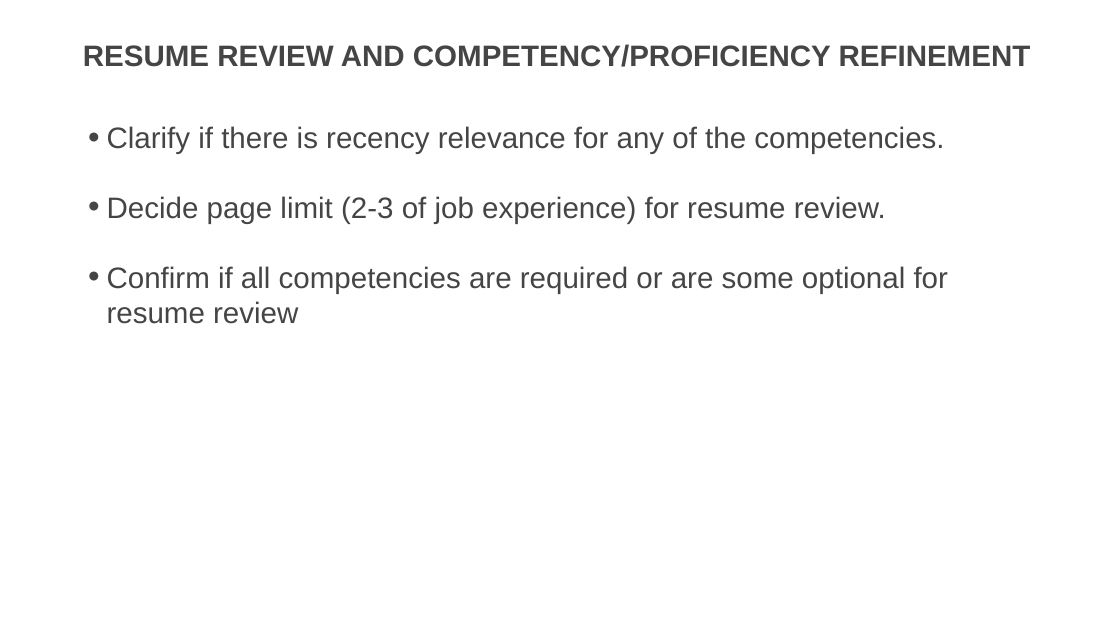
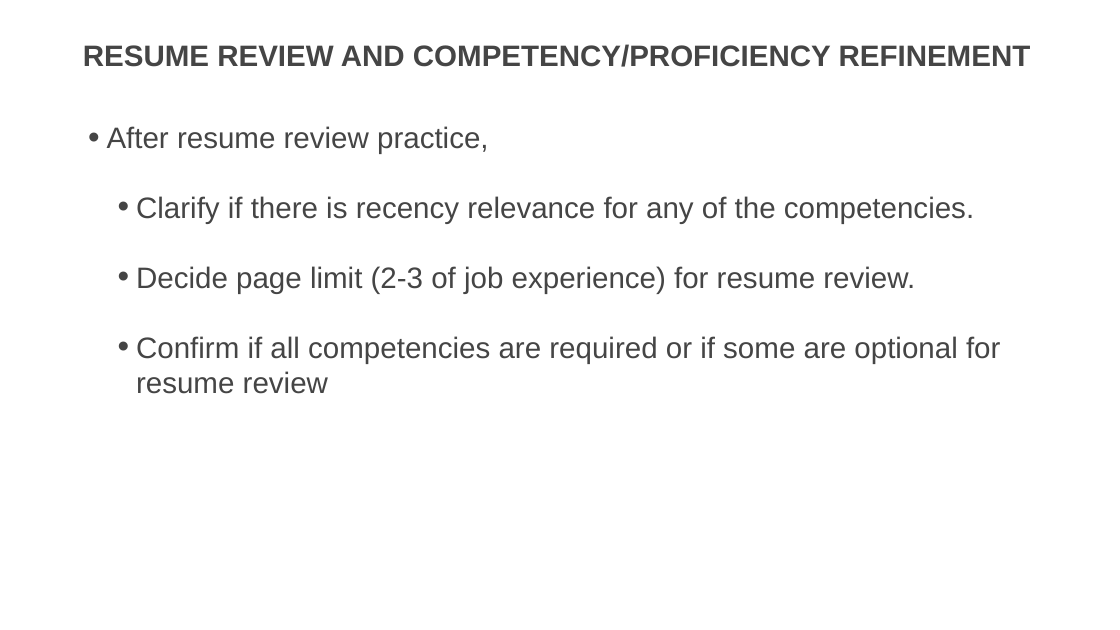
Before and after one commit to usds/SME-QA-Website, a slide deck: slide 23 of toolkit/job-analysis/job-analysis-presentation.pptx (slide 22 before the commit). Drawn at 1120x630 pixels with LibreOffice and Linux fonts; fonts in the diff are those of the drawing. Boxes give left, top, right and bottom in pixels: in the first picture for what was removed or moved away, otherwise in the second. Text is boxed around its words. In the diff, an @@ line names an element or a change of style, - is before the commit and + after.

```diff
--- a/toolkit/job-analysis/job-analysis-presentation.pptx
+++ b/toolkit/job-analysis/job-analysis-presentation.pptx
@@ text at (107,126,489,154): paragraph added @@
+• After resume review practice,
@@ text at (136,196,974,294): list level 1 to 2 in "Clarify if there is recency ..."; list level 1 to 2 in "Decide page limit (2-3 of ..." @@
@@ text at (136,336,1000,394): text changed @@
-• Confirm if all competencies are required or are some optional for resume review
+  • Confirm if all competencies are required or if some are optional for resume review
```
Also in this commit, not shown: 5 other slides changed, 1 slide added.
